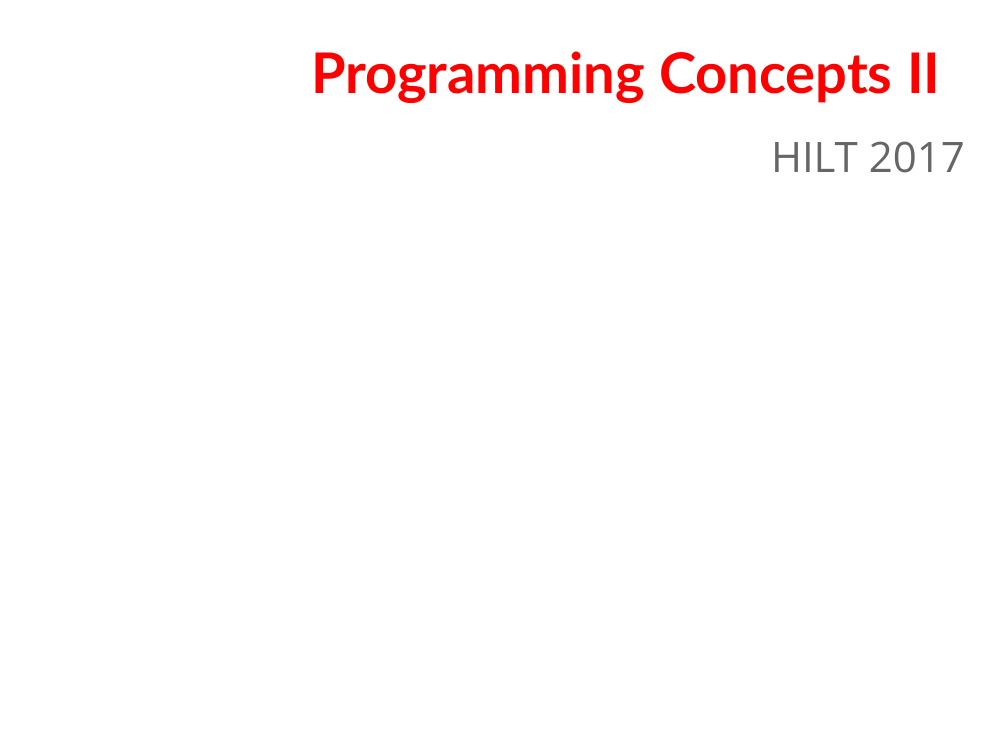
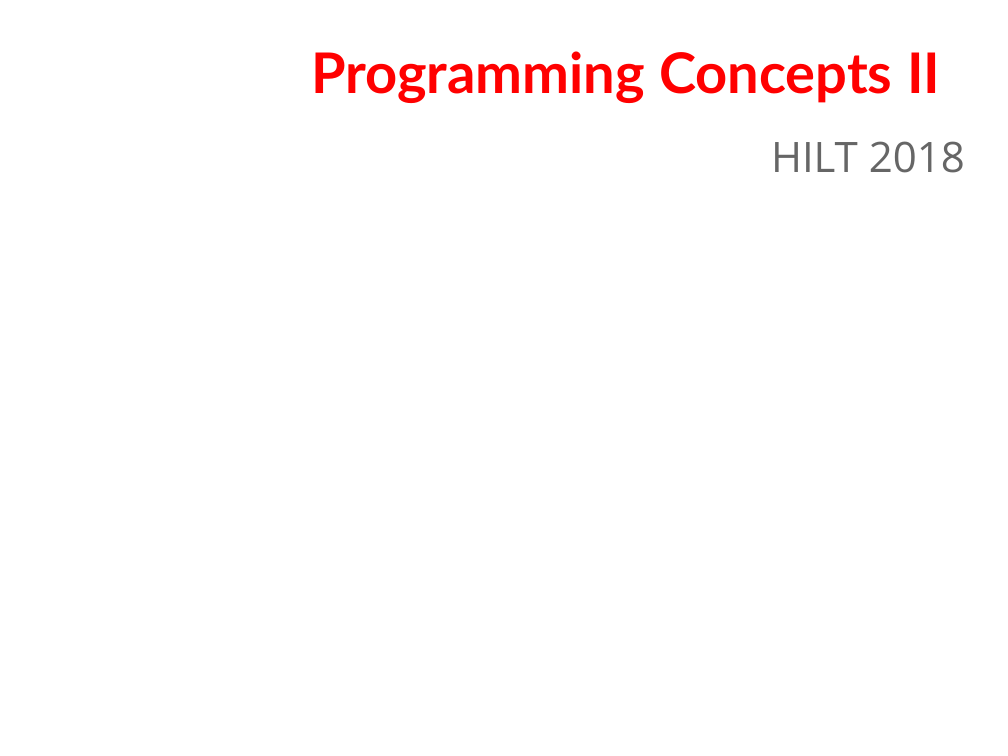
Before and after one commit to humanitiesprogramming/slides, a slide deck: slide 1 of 2018/python/Python Programming Concepts II.pptx. Drawn at 1008x756 pixels with LibreOffice and Linux fonts; fonts in the diff are those of the drawing; background and template pictures are left out. Boxes give left, top, right and bottom in pixels: in the first picture for what was removed or moved away, otherwise in the second. Text is boxed around its words. In the diff, an @@ line names an element or a change of style, - is before the commit and + after.

```diff
--- a/2018/python/Python Programming Concepts II.pptx
+++ b/2018/python/Python Programming Concepts II.pptx
@@ subtitle at box(771, 141, 965, 173): text changed @@
-HILT 2017
+HILT 2018
```
Also in this commit, not shown: 2 other files.
